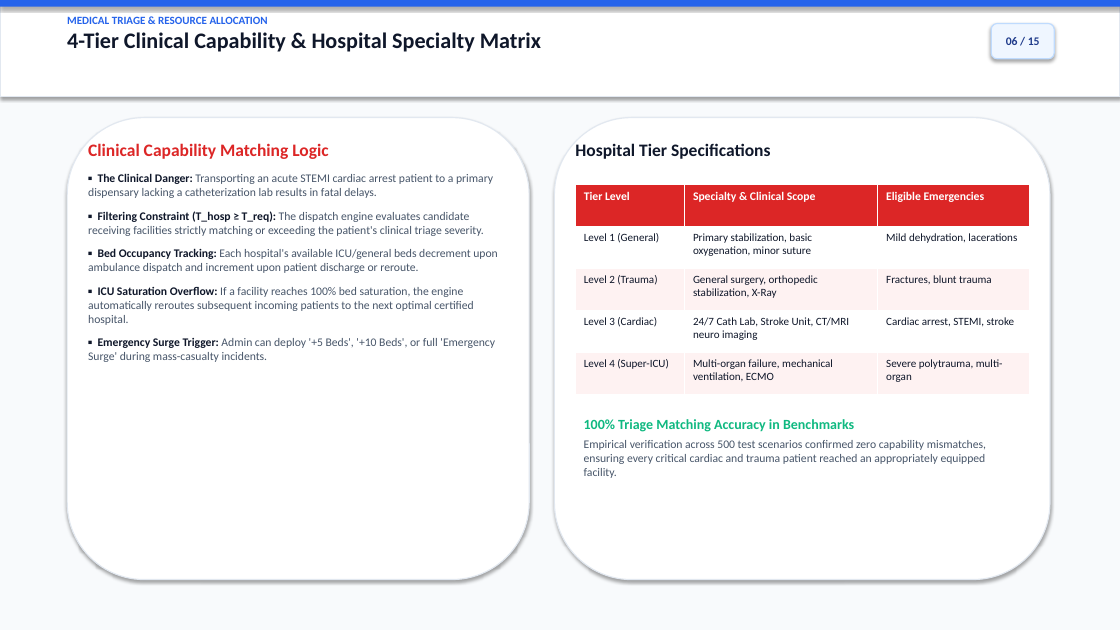
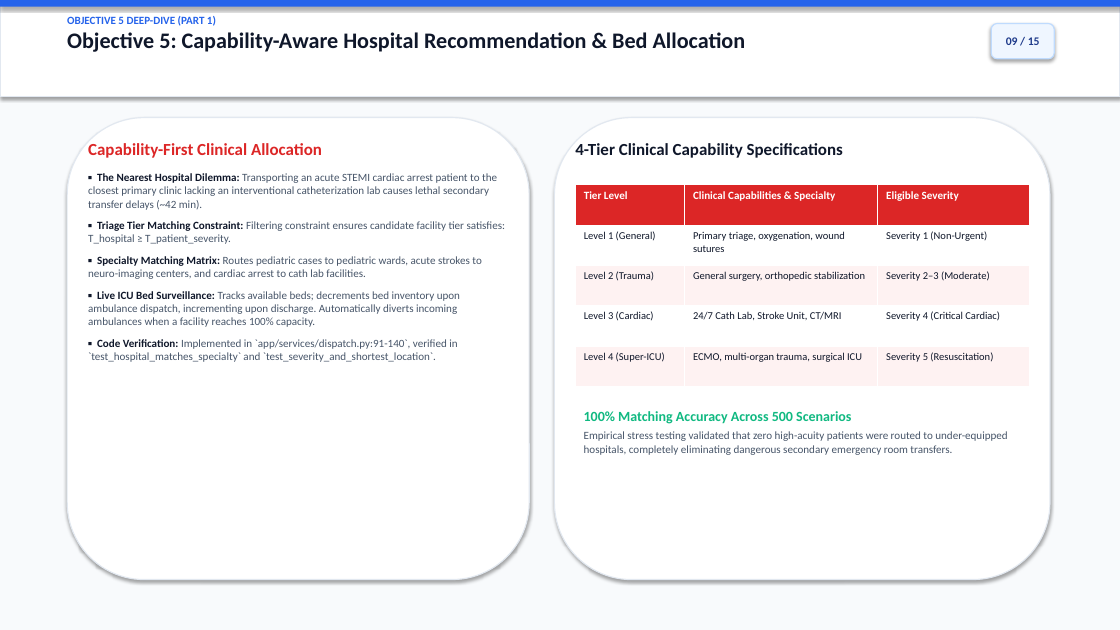
Before and after one commit to Irfans8896/ambulance-dispatch-optimizer, a slide deck: slide 9 of Ambulance_Dispatch_Route_Optimizer_Presentation.pptx (slide 6 before the commit). Drawn at 1120x630 pixels with LibreOffice and Linux fonts; fonts in the diff are those of the drawing. Boxes give left, top, right and bottom in pixels: in the first picture for what was removed or moved away, otherwise in the second. Text is boxed around its words. In the diff, an @@ line names an element or a change of style, - is before the commit and + after.

Commit message:
docs: restructure 15-slide presentation to focus directly on 8 core project objectives

```diff
--- a/Ambulance_Dispatch_Route_Optimizer_Presentation.pptx
+++ b/Ambulance_Dispatch_Route_Optimizer_Presentation.pptx
@@ text at box(67, 16, 746, 52): text changed @@
-MEDICAL TRIAGE & RESOURCE ALLOCATION
-4-Tier Clinical Capability & Hospital Specialty Matrix
+OBJECTIVE 5 DEEP-DIVE (PART 1)
+Objective 5: Capability-Aware Hospital Recommendation & Bed Allocation
@@ text in rounded rectangle at box(1006, 37, 1040, 45): text changed @@
-06 / 15
+09 / 15
@@ text at box(88, 143, 506, 362): text changed; size 10 to 9.5 pt @@
-Clinical Capability Matching Logic
-▪ The Clinical Danger: Transporting an acute STEMI cardiac arrest patient to a primary dispensary lacking a catheterization lab results in fatal delays.
-▪ Filtering Constraint (T_hosp ≥ T_req): The dispatch engine evaluates candidate receiving facilities strictly matching or exceeding the patient's clinical triage severity.
-▪ Bed Occupancy Tracking: Each hospital's available ICU/general beds decrement upon ambulance dispatch and increment upon patient discharge or reroute.
-▪ ICU Saturation Overflow: If a facility reaches 100% bed saturation, the engine automatically reroutes subsequent incoming patients to the next optimal certified hospital.
-▪ Emergency Surge Trigger: Admin can deploy '+5 Beds', '+10 Beds', or full 'Emergency Surge' during mass-casualty incidents.
+Capability-First Clinical Allocation
+▪ The Nearest Hospital Dilemma: Transporting an acute STEMI cardiac arrest patient to the closest primary clinic lacking an interventional catheterization lab causes lethal secondary transfer delays (~42 min).
+▪ Triage Tier Matching Constraint: Filtering constraint ensures candidate facility tier satisfies: T_hospital ≥ T_patient_severity.
+▪ Specialty Matching Matrix: Routes pediatric cases to pediatric wards, acute strokes to neuro-imaging centers, and cardiac arrest to cath lab facilities.
+▪ Live ICU Bed Surveillance: Tracks available beds; decrements bed inventory upon ambulance dispatch, incrementing upon discharge. Automatically diverts incoming ambulances when a facility reaches 100% capacity.
+▪ Code Verification: Implemented in `app/services/dispatch.py:91-140`, verified in `test_hospital_matches_specialty` and `test_severity_and_shortest_location`.
@@ text at box(575, 143, 843, 158): text changed; size 15 to 14.5 pt @@
-Hospital Tier Specifications
+4-Tier Clinical Capability Specifications
@@ table at box(576, 185, 1029, 386) @@
-row 1, column 2: Specialty & Clinical Scope
+row 1, column 2: Clinical Capabilities & Specialty
-row 1, column 3: Eligible Emergencies
+row 1, column 3: Eligible Severity
-row 2, column 2: Primary stabilization, basic oxygenation, minor suture
+row 2, column 2: Primary triage, oxygenation, wound sutures
-row 2, column 3: Mild dehydration, lacerations
+row 2, column 3: Severity 1 (Non-Urgent)
-row 3, column 2: General surgery, orthopedic stabilization, X-Ray
+row 3, column 2: General surgery, orthopedic stabilization
-row 3, column 3: Fractures, blunt trauma
+row 3, column 3: Severity 2–3 (Moderate)
-row 4, column 2: 24/7 Cath Lab, Stroke Unit, CT/MRI neuro imaging
+row 4, column 2: 24/7 Cath Lab, Stroke Unit, CT/MRI
-row 4, column 3: Cardiac arrest, STEMI, stroke
+row 4, column 3: Severity 4 (Critical Cardiac)
-row 5, column 2: Multi-organ failure, mechanical ventilation, ECMO
+row 5, column 2: ECMO, multi-organ trauma, surgical ICU
-row 5, column 3: Severe polytrauma, multi-organ
+row 5, column 3: Severity 5 (Resuscitation)
@@ size 10 to 9.5 pt in "Tier Level" @@
@@ size 9.5 to 9 pt in "Level 1 (General)", "Level 2 (Trauma)", "Level 3 (Cardiac)", "Level 4 (Super-ICU)" @@
@@ text at box(584, 411, 1007, 455): text changed; size 10 to 9.5 pt @@
-100% Triage Matching Accuracy in Benchmarks
-Empirical verification across 500 test scenarios confirmed zero capability mismatches, ensuring every critical cardiac and trauma patient reached an appropriately equipped facility.
+100% Matching Accuracy Across 500 Scenarios
+Empirical stress testing validated that zero high-acuity patients were routed to under-equipped hospitals, completely eliminating dangerous secondary emergency room transfers.
```
Also in this commit, not shown: 8 other slides changed, 6 slides added, 6 slides removed, 2 other files.
